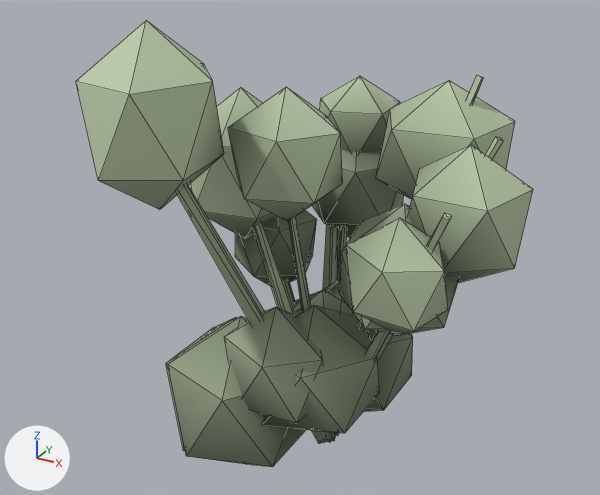
Renders of the glTF model html/assets/models/shrub_thicket.glb from each side of a commit.
Before and after are seen from a camera (50 mm lens) standing at (0.718, -1.432, 1.198) and looking at (-0.028, -0.076, 0.52). The lights are fixed; the arrows at lower left show +X, +Y and +Z. The first picture is the older version. Mesh edges are drawn as thin lines. Vertices at exactly the same position are counted once.

The first picture shows 'bark', 'foliage'.
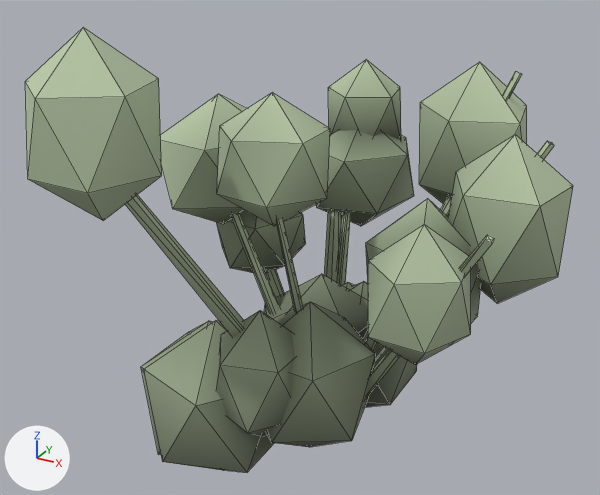
Location of each change, [x1, y1, x2, y2] in pixels of the pictures (600 x 495 px; the box of a moved part takes in the faces that stretch with it):
'foliage', reshaped, recoloured (20% wider): before [76, 20, 533, 467]; after [25, 27, 573, 472]
'bark', reshaped: before [177, 76, 503, 444]; after [125, 72, 554, 398]
part 2 of me_foliage, moved or reshaped: before [168, 316, 306, 467]; after [144, 320, 274, 472]
part 3 of me_foliage, moved or reshaped: before [350, 309, 413, 412]; after [351, 281, 417, 407]
part 4 of me_foliage, moved or reshaped: before [166, 317, 236, 451]; after [141, 321, 212, 455]
part 5 of me_foliage, moved or reshaped: before [76, 20, 533, 433]; after [25, 27, 573, 447]
part 6 of me_foliage, recoloured: before [166, 113, 459, 467]; after [141, 99, 497, 472]
part 7 of me_foliage, recoloured: before [161, 99, 514, 367]; after [161, 88, 558, 373]
part 8 of me_foliage, recoloured: before [76, 20, 533, 331]; after [25, 27, 573, 354]
part 9 of me_foliage, recoloured: before [168, 112, 514, 456]; after [144, 98, 557, 462]

The edits, one by one:
me_bark is used by ob_bark; location (0.0, 0.0, 0.0).
me_bark had 91 vertices, 160 faces and spanned x -0.224..0.34, y -0.424..0.315, z 0.008..0.846.
me_bark now has 91 vertices, 160 faces and spans x -0.282..0.429, y -0.535..0.398, z 0.006..0.851.
Part 1, on me_bark:
90 vertices are removed from x -0.224..0.34, y -0.424..0.315, z 0.008..0.846.
160 faces are deleted.
90 vertices are added at x -0.282..0.429, y -0.535..0.398, z 0.006..0.851.
160 new faces join them.
me_foliage is used by ob_foliage; location (0.0, 0.0, 0.0).
me_foliage had 204 vertices, 340 faces and spanned x -0.323..0.402, y -0.5..0.42, z 0.0..1.0.
me_foliage now has 204 vertices, 340 faces and spans x -0.377..0.475, y -0.582..0.496, z 0.0..1.0.
me_foliage part 2: the loose piece of 12 vertices spanning x -0.279..0.034, y -0.307..-0.01, z 0.0..0.377 is scaled about its middle by (0.976, 0.976, 1), then moved by (-0.033, -0.043, 0.001).
me_foliage part 3: the loose piece of 12 vertices spanning x -0.115..0.165, y -0.045..0.221, z 0.038..0.376 is scaled about its middle by (0.976, 0.976, 1), then moved by (0.007, 0.024, 0.001).
me_foliage part 4: the loose piece of 12 vertices spanning x -0.293..0.007, y -0.292..-0.007, z 0.002..0.364 is scaled about its middle by (0.976, 0.976, 1), then moved by (-0.039, -0.04, 0.001).
me_foliage part 5: 168 of 204 vertices moved; they spanned x -0.323..0.402, y -0.5..0.42, z 0.084..1.0 and now span x -0.377..0.475, y -0.582..0.496, z 0.052..1.0; mean shift (0.004, -0.003, 0.002); largest move (-0.191, -0.259, 0.77) -> (-0.245, -0.56, 0.775).
me_foliage part 6: 152 faces centred in x -0.259..0.294, y -0.288..0.349, z 0.069..0.654 are repainted in the vertex colours; the middle colour goes from grey #949494 to grey #969696.
me_foliage part 7: 59 faces centred in x -0.278..0.352, y -0.366..0.385, z 0.384..0.764 are repainted in the vertex colours; the middle colour goes from light grey #dedede to light grey #dddddd.
me_foliage part 8: 59 faces centred in x -0.307..0.388, y -0.484..0.406, z 0.556..0.941 are repainted in the vertex colours; the middle colour goes from white #f3f3f3 to white #f4f4f4.
me_foliage part 9: 54 faces centred in x -0.274..0.328, y -0.288..0.346, z 0.21..0.726 are repainted in the vertex colours; the middle colour goes from grey #b8b8b8 to light grey #c7c7c7.
